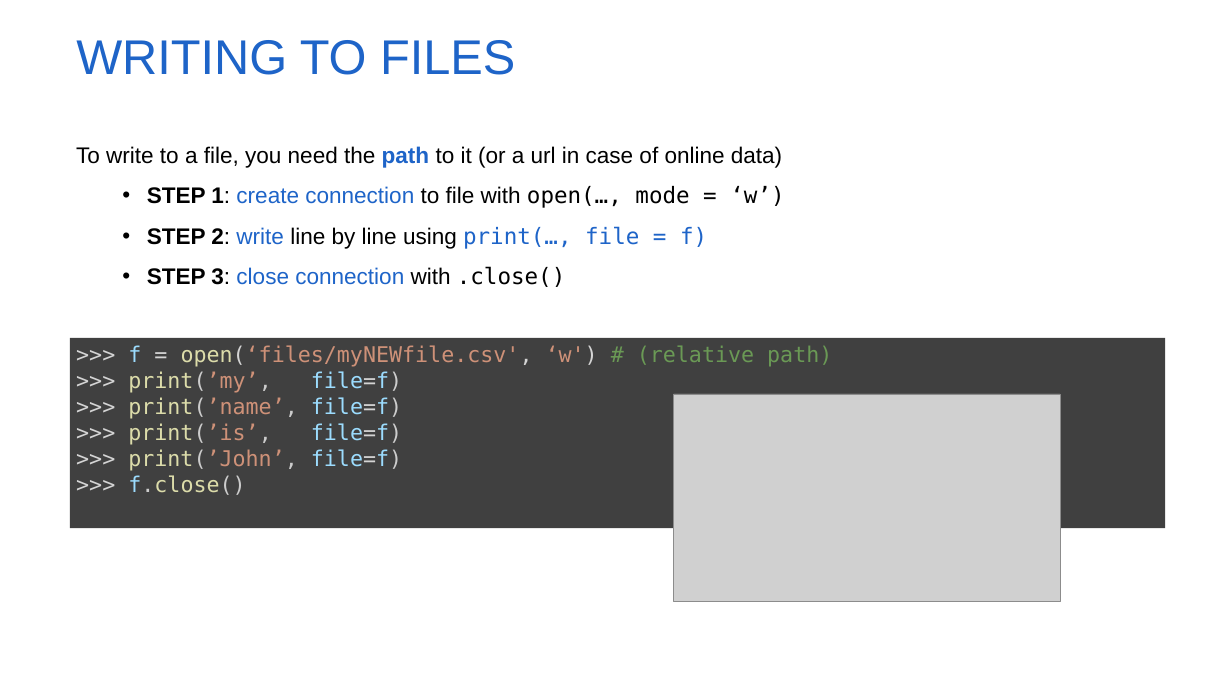
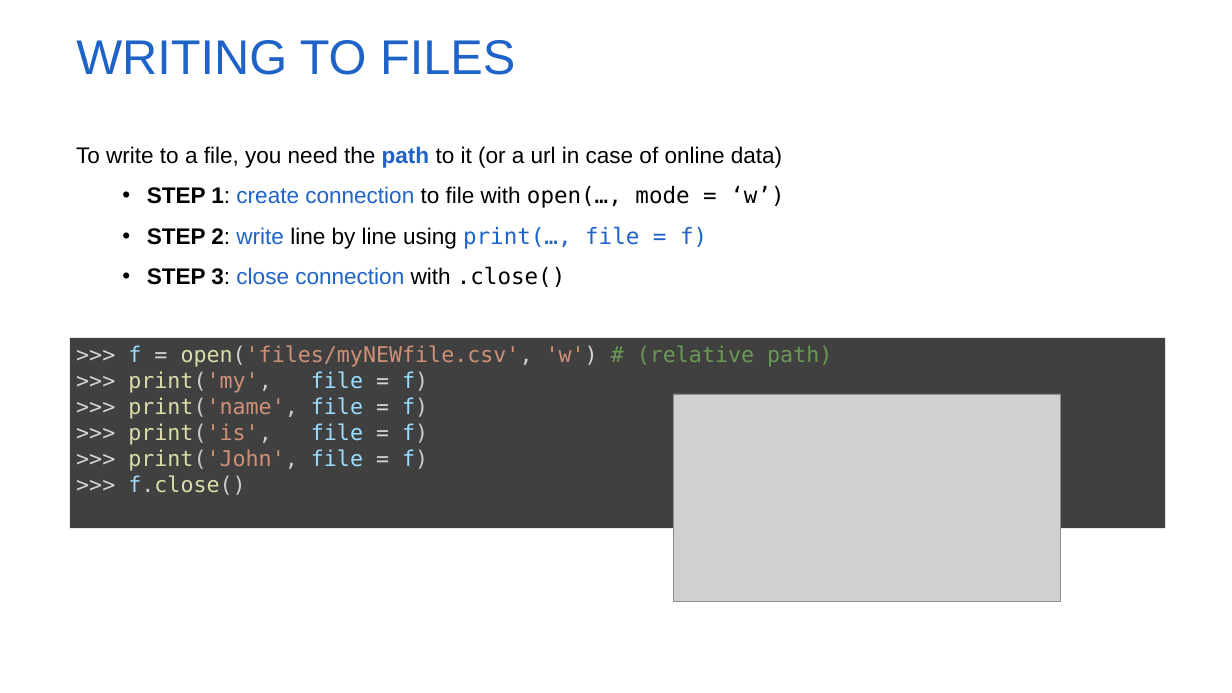
Before and after one commit to jverwaer/pythonBasics, a slide deck: slide 42 of crash_course_python.pptx. Drawn at 1232x693 pixels with LibreOffice and Linux fonts; fonts in the diff are those of the drawing; grey boxes stand for pictures; background and template pictures are left out. Boxes give left, top, right and bottom in pixels: in the first picture for what was removed or moved away, otherwise in the second. Text is boxed around its words. In the diff, an @@ line names an element or a change of style, - is before the commit and + after.

```diff
--- a/crash_course_python.pptx
+++ b/crash_course_python.pptx
@@ text in rectangle at (128, 345, 832, 471): text changed @@
->>> f = open(‘files/myNEWfile.csv', ‘w') # (relative path)
->>> print(’my’, file=f)
->>> print(’name’, file=f)
->>> print(’is’, file=f)
->>> print(’John’, file=f)
+>>> f = open('files/myNEWfile.csv', 'w') # (relative path)
+>>> print('my', file = f)
+>>> print('name', file = f)
+>>> print('is', file = f)
+>>> print('John', file = f)
```
Also in this commit, not shown: 20 other slides changed.
